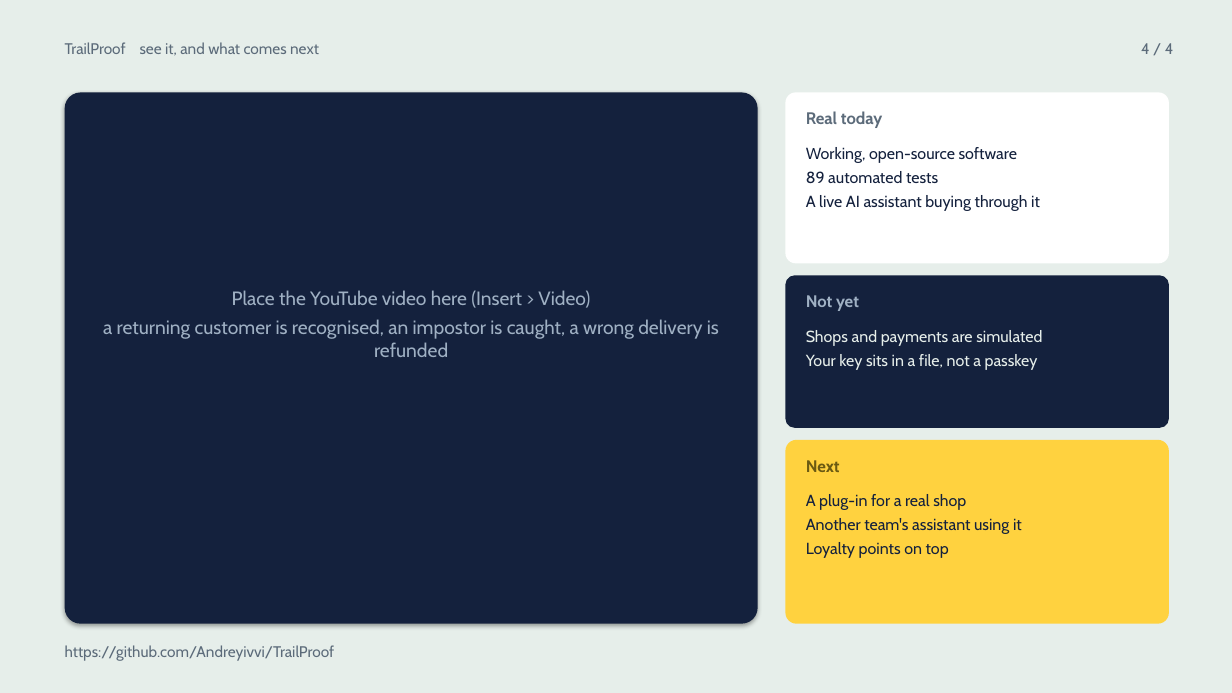
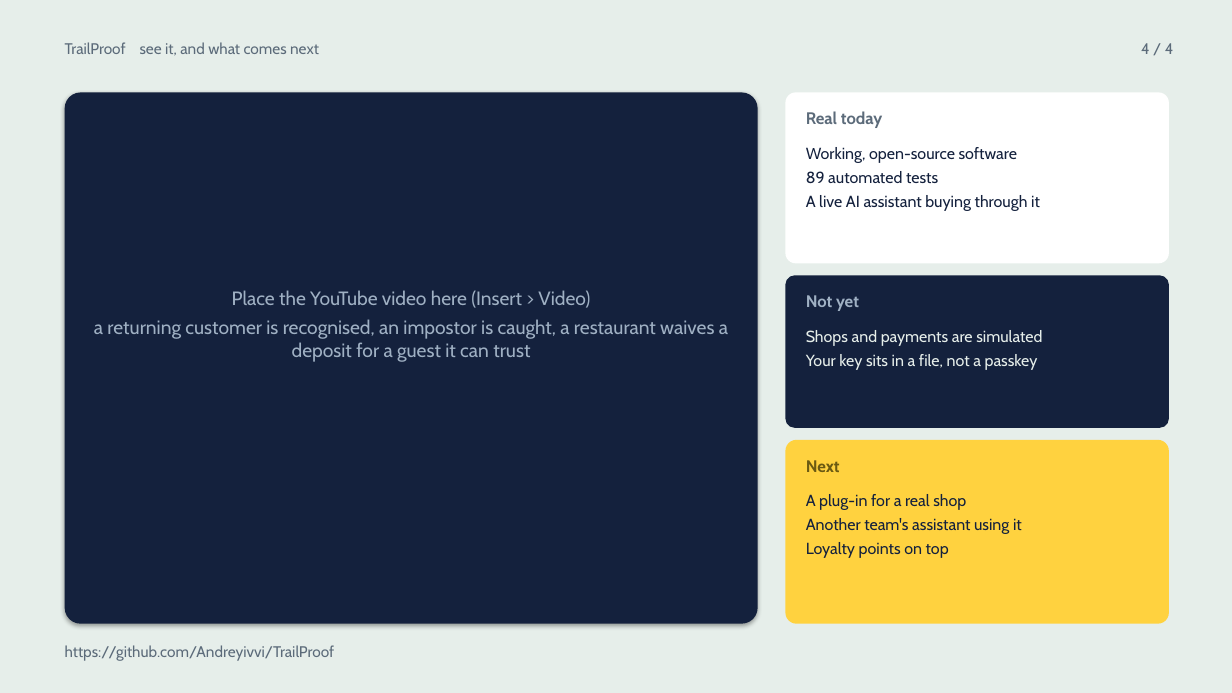
Before and after one commit to Andreyivvi/TrailProof, a slide deck: slide 4 of usability/TrailProof_final_slides_v2.pptx. Drawn at 1232x693 pixels with LibreOffice and Linux fonts; fonts in the diff are those of the drawing. Boxes give left, top, right and bottom in pixels: in the first picture for what was removed or moved away, otherwise in the second. Text is boxed around its words. In the diff, an @@ line names an element or a change of style, - is before the commit and + after.

```diff
--- a/usability/TrailProof_final_slides_v2.pptx
+++ b/usability/TrailProof_final_slides_v2.pptx
@@ text at [94,319,728,362]: text changed @@
-a returning customer is recognised, an impostor is caught, a wrong delivery is refunded
+a returning customer is recognised, an impostor is caught, a restaurant waives a deposit for a guest it can trust
```
Also in this commit, not shown: 6 other files.
